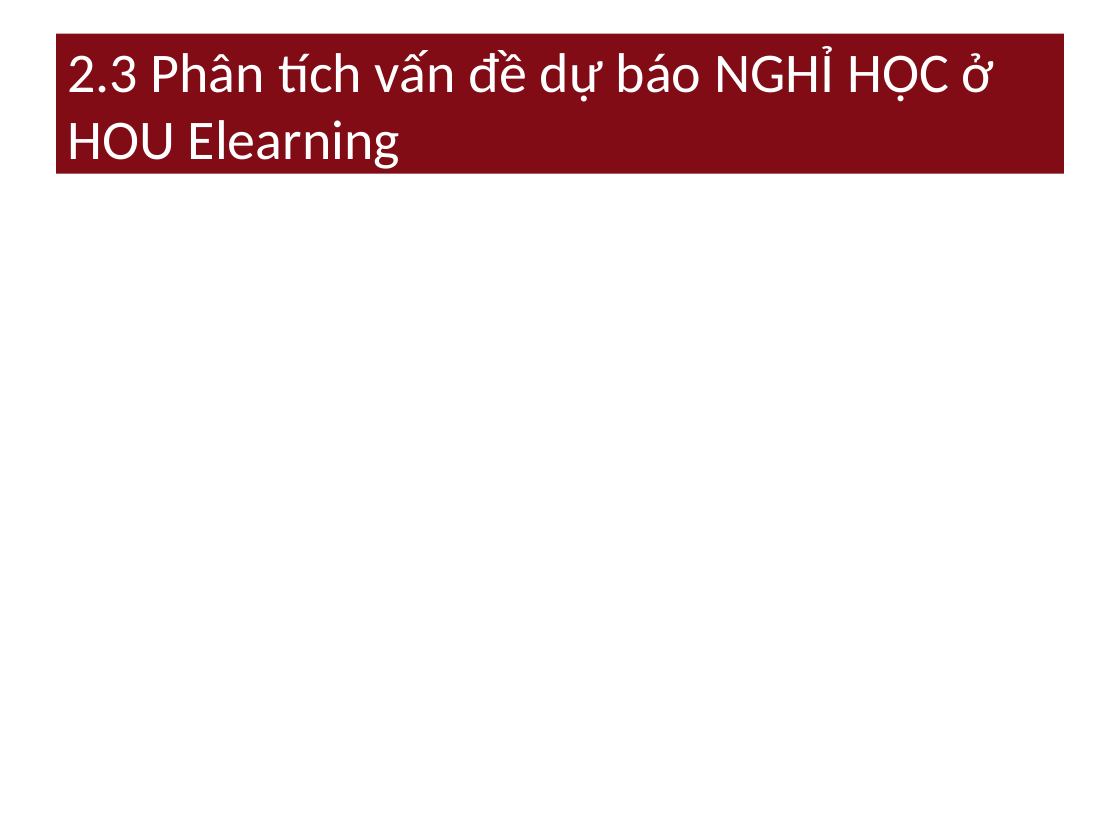
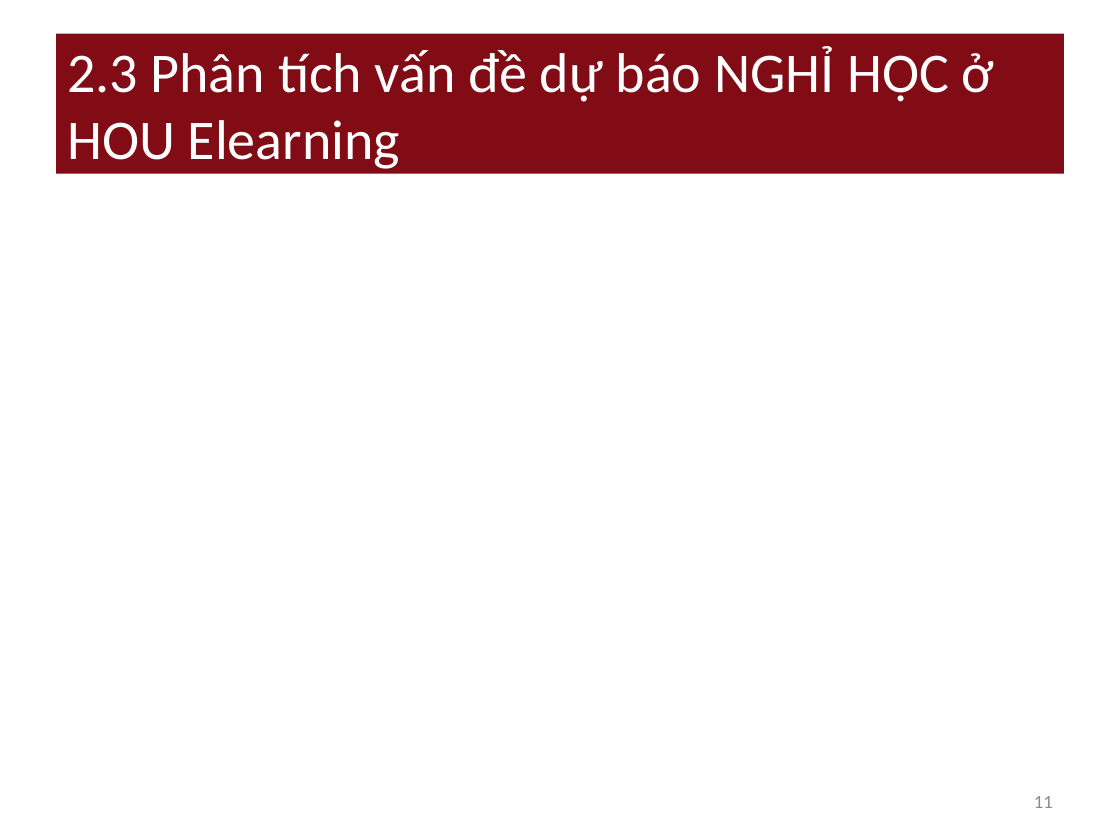
Before and after one commit to nguyendanhtu/drop-out, a slide deck: slide 11 of 01. Document/DropOut_Project_Report v_3.12.2011.pptx (slide 10 before the commit). Drawn at 1120x840 pixels with LibreOffice and Linux fonts; fonts in the diff are those of the drawing. Boxes give left, top, right and bottom in pixels: in the first picture for what was removed or moved away, otherwise in the second. Text is boxed around its words. In the diff, an @@ line names an element or a change of style, - is before the commit and + after.

```diff
--- a/01. Document/DropOut_Project_Report v_3.12.2011.pptx
+++ b/01. Document/DropOut_Project_Report v_3.12.2011.pptx
@@ page number added at (1034, 796, 1053, 808), 12 pt, text #8C8C8C @@
+11
```
Also in this commit, not shown: 18 other slides changed, 2 slides added, 1 other file.
